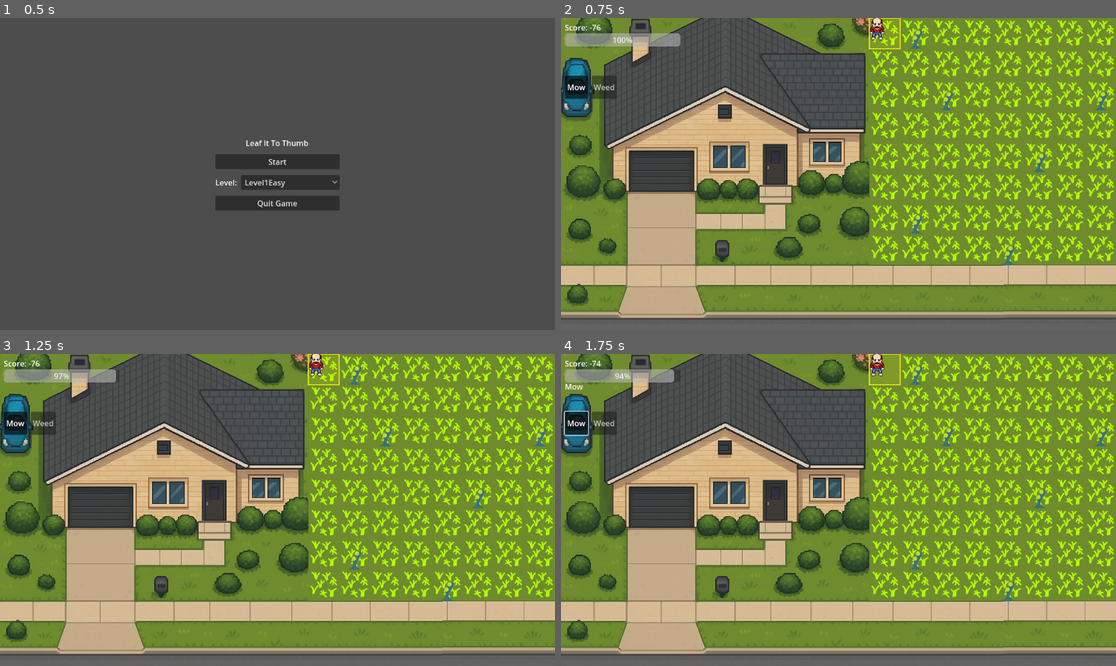
Above: before the commit, frames 1-4 (two rows, left to right).
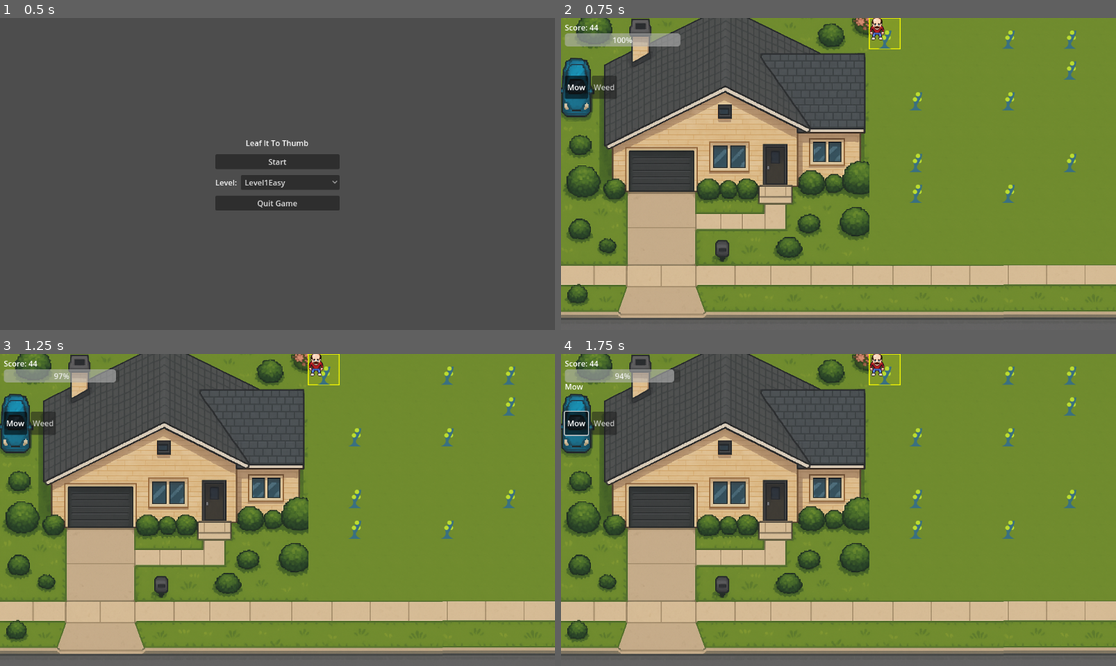
Above: after the commit, the same moments.

Repository: mcelroyian/lawndemonium
Game: Godot game, scene res://scenes/StartScreen.tscn
Two runs of this game, one before a commit and one after it. Both use one fixed random seed, a clock stepped at 60 frames per second and the inputs below.
Inputs:
- Up to frame 1 (0.5 s): no input
- Up to frame 2 (0.75 s): click "Start" at 0.5 s
- Up to frame 3 (1.25 s): no input
- Up to frame 4 (1.75 s): click "Mow" at 1.25 s

Frame 1 is identical in both runs. In frame 2, 9.6% of the frame differs, in the area x 5-100%, y 0-80%; in frame 3, 9.6%; in frame 4, 9.5%.

Commit message:
Add support for starting with MOWN tiles: update LevelConfig and Board logic

Diff:
--- a/levels/Level1Easy.tres
+++ b/levels/Level1Easy.tres
@@ -13,5 +13,7 @@
 grass_tick_interval_sec = 9999.0
 p_mown_to_grown = 0.05
 start_all_bad = false
-start_weed_count = -1
+start_all_mown = true
+start_weed_count = 10
 start_bad_count = -1
+start_mown_count = -1
--- a/scenes/Main.tscn
+++ b/scenes/Main.tscn
@@ -4314,7 +4314,12 @@
 [node name="Board" type="TileMapLayer" parent="Playfield"]
 tile_set = ExtResource("2_vcsgt")
 script = ExtResource("2")
+auto_tick_enabled = null
+global_base_spawn_chance = null
 weeds_layer_path = NodePath("../Weeds")
+weed_atlas_position = null
+tile_atlas_positions = null
+tile_atlas_sources = null
 
 [node name="Cursor" type="Node2D" parent="Playfield"]
 script = ExtResource("3")
@@ -4323,7 +4328,7 @@
 z_index = 20
 sprite_frames = SubResource("SpriteFrames_q8u5g")
 animation = &"spellcast_south"
-frame_progress = 0.11879
+frame_progress = 0.600714
 script = ExtResource("5_nxtc6")
 spritesheets_path = "res://assets"
 animation_data = SubResource("Resource_lhr70")
--- a/scripts/Board.gd
+++ b/scripts/Board.gd
@@ -114,22 +114,108 @@
 
 	# If level config requests a specific initial state, honor it.
 	if cfg is LevelConfig:
-		if cfg.start_all_bad:
-			# All tiles GROWN, no weeds
+		if cfg.start_all_mown or cfg.start_all_bad:
+			var make_mown := cfg.start_all_mown
+			# Initialize uniform ground state, clear weeds
+			for y in range(GRID_SIZE.y):
+				for x in range(GRID_SIZE.x):
+					set_tile(Vector2i(x, y), MOWN if make_mown else GROWN)
+					_set_weed(Vector2i(x, y), false)
+			# Place initial weeds if requested
+			if cfg.start_weed_count >= 0:
+				var eligible: Array[Vector2i] = []
+				for y2 in range(GRID_SIZE.y):
+					for x2 in range(GRID_SIZE.x):
+						var p2 := Vector2i(x2, y2)
+						if not weed_mask[y2][x2]:
+							eligible.append(p2)
+				eligible.shuffle()
+				for i in range(min(cfg.start_weed_count, eligible.size())):
+					_set_weed(eligible[i], true)
+			emit_signal("score_changed", calc_score())
+			_redraw_all()
+			_was_perfect = false
+			return
+
+		# Override counts if provided by config (exact placements)
+		var want_weed := cfg.start_weed_count
+		var want_bad := cfg.start_bad_count
+		var want_mown := cfg.start_mown_count
+
+		if want_weed >= 0 or want_bad >= 0 or want_mown >= 0:
+			# Start from a clean slate (all grown, no weeds), then place exact amounts
 			for y in range(GRID_SIZE.y):
 				for x in range(GRID_SIZE.x):
 					set_tile(Vector2i(x, y), GROWN)
 					_set_weed(Vector2i(x, y), false)
+			var coords: Array[Vector2i] = []
+			for y in range(GRID_SIZE.y):
+				for x in range(GRID_SIZE.x):
+					coords.append(Vector2i(x, y))
+			coords.shuffle()
+
+			# Place MOWN tiles
+			if want_mown >= 0:
+				for i in range(min(want_mown, coords.size())):
+					var p: Vector2i = coords.pop_back()
+					set_tile(p, MOWN)
+
+			# Optionally place additional BAD tiles (kept as grown)
+			if want_bad >= 0:
+				# Ensure exactly want_bad GROWN tiles. Since default is all grown,
+				# we only need to flip excess MOWN back or ensure count via flip order.
+				# Simpler: if want_bad < total, ensure only (total - want_bad) are MOWN
+				var total: int = GRID_SIZE.x * GRID_SIZE.y
+				var target_mown: int = max(0, total - want_bad)
+				# Adjust current mown count to target by flipping tiles
+				var to_flip := 0
+				# Count current MOWN
+				var current_mown := 0
+				for y2 in range(GRID_SIZE.y):
+					for x2 in range(GRID_SIZE.x):
+						if tiles[y2][x2] == MOWN:
+							current_mown += 1
+				if current_mown > target_mown:
+					to_flip = current_mown - target_mown
+					# Flip arbitrary MOWN back to GROWN
+					for y2 in range(GRID_SIZE.y):
+						for x2 in range(GRID_SIZE.x):
+							if to_flip <= 0:
+								break
+							if tiles[y2][x2] == MOWN:
+								set_tile(Vector2i(x2, y2), GROWN)
+								to_flip -= 1
+						if to_flip <= 0:
+							break
+				elif current_mown < target_mown:
+					to_flip = target_mown - current_mown
+					# Flip arbitrary GROWN to MOWN
+					for y2 in range(GRID_SIZE.y):
+						for x2 in range(GRID_SIZE.x):
+							if to_flip <= 0:
+								break
+							if tiles[y2][x2] == GROWN:
+								set_tile(Vector2i(x2, y2), MOWN)
+								to_flip -= 1
+						if to_flip <= 0:
+							break
+
+			# Place weeds last on eligible tiles without weeds
+			if want_weed >= 0:
+				var eligible: Array[Vector2i] = []
+				for y2 in range(GRID_SIZE.y):
+					for x2 in range(GRID_SIZE.x):
+						var p2 := Vector2i(x2, y2)
+						if not weed_mask[y2][x2]:
+							eligible.append(p2)
+				eligible.shuffle()
+				for i in range(min(want_weed, eligible.size())):
+					_set_weed(eligible[i], true)
+
 			emit_signal("score_changed", calc_score())
 			_redraw_all()
 			_was_perfect = false
 			return
-
-		# Override counts if provided by config
-		if cfg.start_weed_count >= 0:
-			weed_count = cfg.start_weed_count
-		if cfg.start_bad_count >= 0:
-			bad_count = cfg.start_bad_count
 
 	# Default/randomized start
 	var coords: Array[Vector2i] = []
@@ -204,7 +290,8 @@
 		for x in range(GRID_SIZE.x):
 			var p := Vector2i(x, y)
 			var t := get_tile(p)
-			if (t == GROWN) and not weed_mask[y][x]:
+			# Allow weeds on either GROWN or MOWN tiles
+			if ((t == GROWN) or (t == MOWN)) and not weed_mask[y][x]:
 				# Respect cooldown
 				if _now < weed_block_until[y][x]:
 					continue
@@ -218,7 +305,8 @@
 		for x in range(GRID_SIZE.x):
 			var p := Vector2i(x, y)
 			var t := get_tile(p)
-			if (t == GROWN) and not weed_mask[y][x]:
+			# Allow weeds on either GROWN or MOWN tiles
+			if ((t == GROWN) or (t == MOWN)) and not weed_mask[y][x]:
 				if _now >= weed_block_until[y][x]:
 					eligible.append(p)
 	if eligible.is_empty():
@@ -275,12 +363,12 @@
 		_was_perfect = false
 
 func count_eligible_weed_tiles() -> int:
-	# Eligible tiles are those that can become weeds: GROWN
+	# Eligible tiles are those that can become weeds: GROWN or MOWN
 	var c: int = 0
 	for y in range(GRID_SIZE.y):
 		for x in range(GRID_SIZE.x):
 			var t: int = tiles[y][x]
-			if (t == GROWN) and not weed_mask[y][x]:
+			if ((t == GROWN) or (t == MOWN)) and not weed_mask[y][x]:
 				c += 1
 	return c
 
--- a/scripts/LevelConfig.gd
+++ b/scripts/LevelConfig.gd
@@ -23,7 +23,11 @@
 # Initial board state overrides
 # If true, start with every tile as BAD and no weeds
 @export var start_all_bad: bool = false
+# If true, start with every tile as MOWN and no weeds
+@export var start_all_mown: bool = false
 # If >= 0, overrides initial weeds placed by Board.randomize_start()
 @export var start_weed_count: int = -1
 # If >= 0, overrides initial BAD tiles placed by Board.randomize_start()
 @export var start_bad_count: int = -1
+# If >= 0, sets an exact number of MOWN tiles at start
+@export var start_mown_count: int = -1
